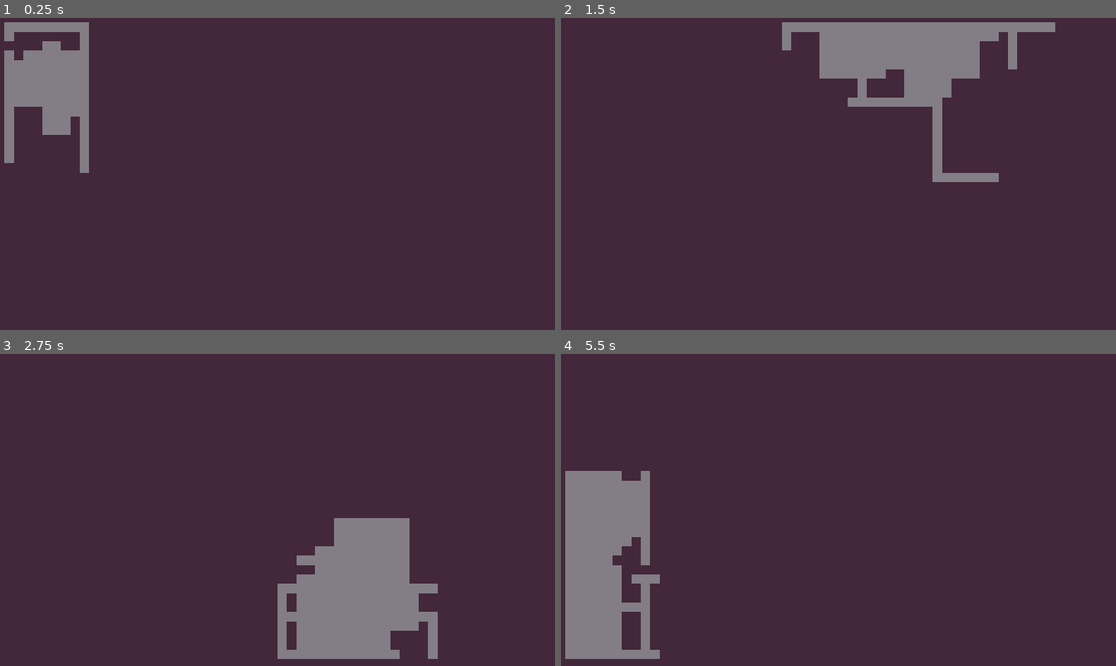
Above: before the commit, frames 1-4 (two rows, left to right).
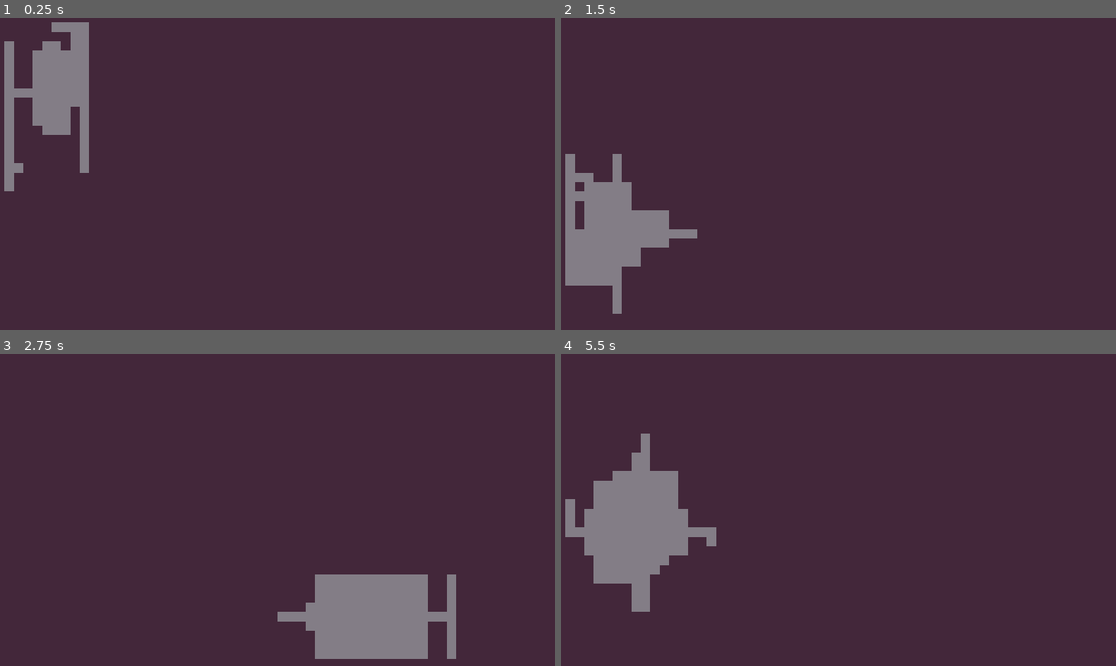
Above: after the commit, the same moments.

Repository: rkcf/gdDiggerDemo
Game: Godot game, scene res://scenes/DiggerManager.tscn
Two runs of this game, one before a commit and one after it. Both use one fixed random seed, a clock stepped at 60 frames per second and the inputs below.
Inputs:
- Up to frame 1 (0.25 s): no input
- Up to frame 2 (1.5 s): tap Enter (ui_accept) at 0.5, 0.77 s
- Up to frame 3 (2.75 s): tap Enter (ui_accept) at 1.52 s
- Up to frame 4 (5.5 s): tap Enter (ui_accept) at 3.02, 3.77, 4.52 s

The runs differ from the first frame. In frame 1, 1.3% of the frame differs, in the area x 0-15%, y 1-56%; in frame 2, 13%, in the area x 0-90%, y 1-95%; in frame 3, 5.6%; in frame 4, 7.4%.

Commit message:
refactor room random position generation

Diff:
--- a/scenes/Digger.gd
+++ b/scenes/Digger.gd
@@ -60,9 +60,6 @@
 	life_length -= 1
 
 
-
-
-
 # try and move to the next position
 func move() -> void:
 	var target_position: Vector2 = position + direction
--- a/scenes/DiggerManager.gd
+++ b/scenes/DiggerManager.gd
@@ -27,13 +27,13 @@
 	var room: Room2D = null
 	while n_generations > 0:
 		room = create_room(start_position)
+
 		# set the start position for the next generation to be in the last room generated in the current generation
-		var randx = round(rand_range(0, room.size.x - 1))
-		var randy = round(rand_range(0, room.size.y - 1))
-		var room_position: Vector2 = room.position + Vector2(randx, randy)
+		var rand_room_pos = room.random_position()
+
 		# Make sure room_position is within boundaries
-		if self.level_boundary.has_point(room_position):
-			start_position = room_position
+		if self.level_boundary.has_point(rand_room_pos):
+			start_position = rand_room_pos
 			n_generations -= 1
 		else:
 			print("Early Generation Extinction")
@@ -47,6 +47,7 @@
 	for i in range(0, n_corridor_diggers):
 		var cd: CorridorDigger = spawn_corridor_digger(start_position)
 		cd.live()
+		# wait until corridor diggers are destroyed to dig a room at the end
 		# spawn a new room digger at the end of the corridor
 		rd = spawn_room_digger(cd.position)
 		rd.live()
--- a/scenes/Room2D.gd
+++ b/scenes/Room2D.gd
@@ -11,3 +11,10 @@
 	self.position = position
 	self.size = size
 	self.area = Rect2(self.position, self.size)
+
+# Returns a random position in global coordinates within the room
+func random_position() -> Vector2:
+	var x: int = round(rand_range(0, size.x - 1))
+	var y: int = round(rand_range(0, size.y - 1))
+	var rand_pos: Vector2 = position + Vector2(x, y)
+	return rand_pos
